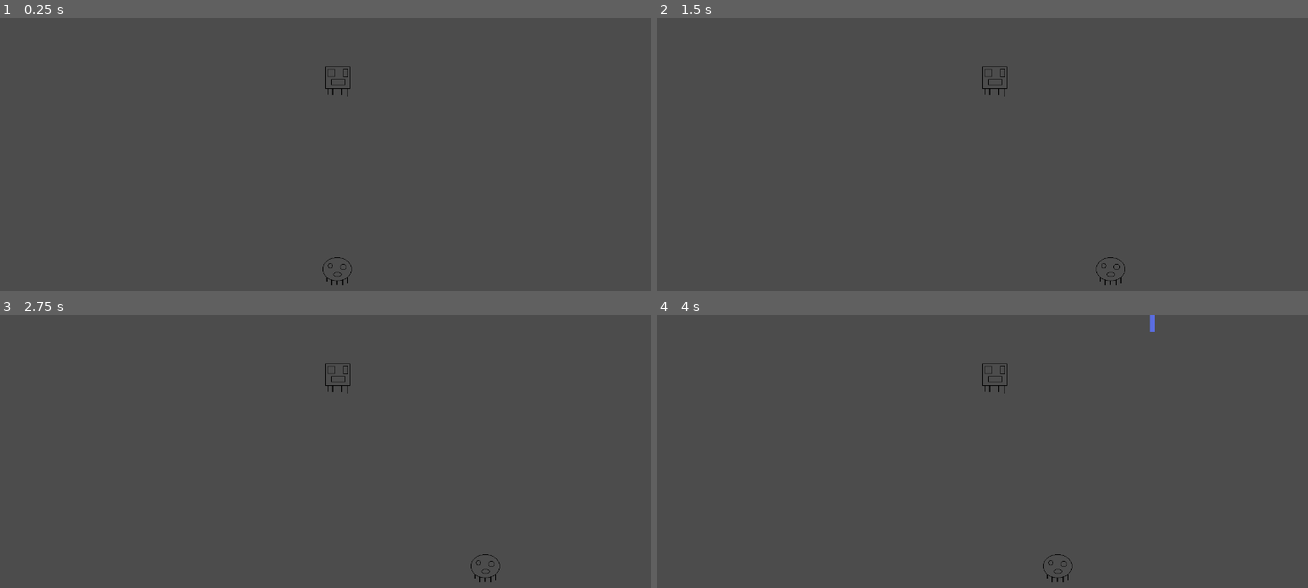
Above: before the commit, frames 1-4 (two rows, left to right).
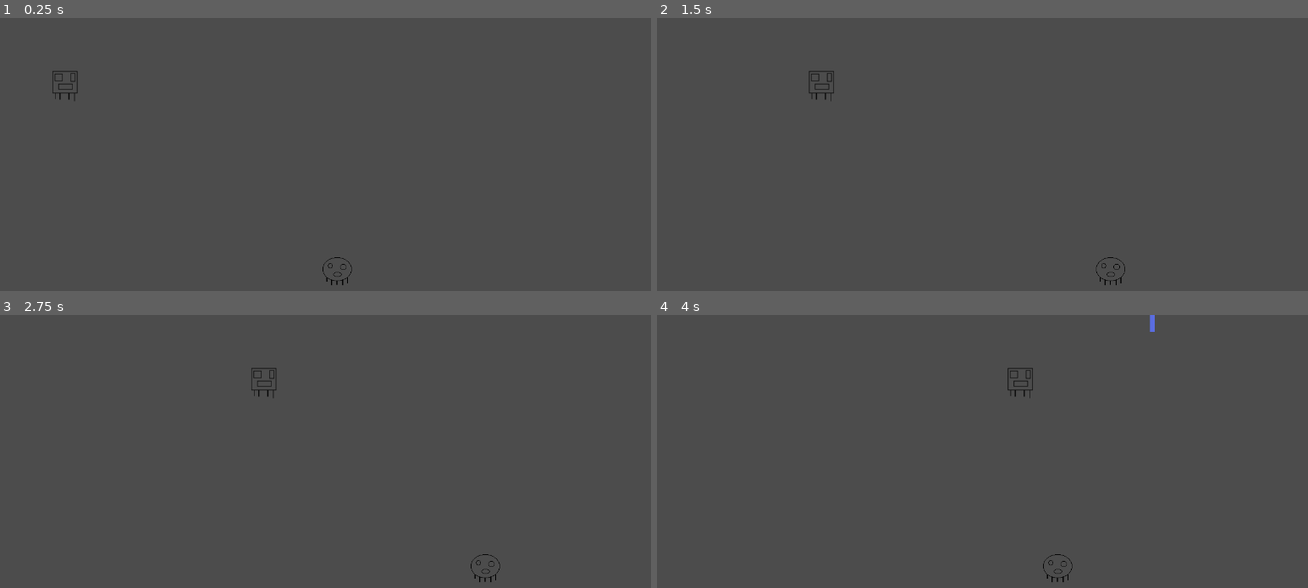
Above: after the commit, the same moments.

Repository: brandon-dodds/SpaceInvaders
Game: Godot game, scene res://scenes/Main.tscn
Same seed, same stepped clock (60 frames per second), same inputs: the game is played once before the commit and once after it. The project has no main scene, so this scene is started directly.
Inputs:
- Up to frame 1 (0.25 s): no input
- Up to frame 2 (1.5 s): hold Right (ui_right) 0.53-1.28 s; hold Left (ui_left) from 1.28 s (still down)
- Up to frame 3 (2.75 s): release Left (ui_left) at 2.03 s; hold Right (ui_right) from 2.03 s (still down)
- Up to frame 4 (4 s): release Right (ui_right) at 2.78 s; hold Up (ui_up) 2.78-3.53 s; hold Left (ui_left) from 3.53 s (still down)

The runs differ from the first frame. In frame 1, 0.2% of the frame differs, in the area x 8-54%, y 17-31%; in frame 2, 0.2%; in frame 3, 0.2%; in frame 4, 0.2%, in the area x 49-58%, y 17-31%.

Commit message:
Added basic enemy movement.

Diff:
--- a/scenes/Enemy.gd
+++ b/scenes/Enemy.gd
@@ -1,4 +1,8 @@
 extends Area2D
+
+var speed = 150
+var move_direction = 0
+onready var path_follow = get_parent()
 
 signal hit
 
@@ -10,13 +14,18 @@
 #func _process(delta):
 #	pass
 
-func start(pos):
-	position = pos
+func start():
 	show()
 	$CollisionShape2D.disabled = false
 
 func _on_Enemy_area_entered(_area):
-	print("Been hit")
 	emit_signal("hit")
-	hide()
-	$CollisionShape2D.set_deferred("disabled", true)
+
+func _physics_process(delta):
+	MovementLoop(delta)
+
+func MovementLoop(delta):
+	var prepos = path_follow.get_global_position()
+	path_follow.set_offset(path_follow.get_offset() + speed * delta)
+	var pos = path_follow.get_global_position()
+	move_direction = (pos.angle_to_point(prepos) / PI)*180
--- a/scenes/Main.gd
+++ b/scenes/Main.gd
@@ -3,7 +3,7 @@
 # Called when the node enters the scene tree for the first time.
 func _ready():
 	$Player.start($PlayerStart.position)
-	$Enemy.start($EnemyStart.position)
+	$Path2D/PathFollow2D/Enemy.start()
 
 func _on_Player_playerShoot():
 	if $Shot.shotOnScreen == false:
@@ -12,8 +12,20 @@
 		$Shot.shoot("player")
 
 
+func _on_Enemy_hit():
+	if $Shot.characterShoot == "enemy":
+		print("Ignoring collision...")
+	else:
+		print("Enemy hit")
+		$Shot.hide()
+		$Shot.position = Vector2(0, 0)
+		$Path2D/PathFollow2D/Enemy.queue_free()
 
-
-func _on_Enemy_hit():
-	$Shot.hide()
-	$Shot.position = Vector2(0, 0)
+func _on_Player_hit():
+	if $Shot.characterShoot == "player":
+		print("Ignoring collision...")
+	else:
+		print("player hit")
+		$Shot.hide()
+		$Shot.position = Vector2(0, 0)
+		$Player.queue_free()
--- a/scenes/Main.tscn
+++ b/scenes/Main.tscn
@@ -1,9 +1,14 @@
-[gd_scene load_steps=5 format=2]
+[gd_scene load_steps=6 format=2]
 
 [ext_resource path="res://scenes/Player.tscn" type="PackedScene" id=1]
 [ext_resource path="res://scenes/Main.gd" type="Script" id=2]
 [ext_resource path="res://scenes/Shot.tscn" type="PackedScene" id=3]
 [ext_resource path="res://scenes/Enemy.tscn" type="PackedScene" id=4]
+
+[sub_resource type="Curve2D" id=1]
+_data = {
+"points": PoolVector2Array( 0, 0, 0, 0, 85.2744, 128.98, 0, 0, 0, 0, 1191.49, 128.98, 0, 0, 0, 0, 1199.04, 218.435, 0, 0, 0, 0, 100.393, 195.756, 0, 0, 0, 0, 105.433, 286.47, 0, 0, 0, 0, 1206.6, 393.564, 0, 0, 0, 0, 85.2744, 128.98 )
+}
 
 [node name="Main" type="Node"]
 script = ExtResource( 2 )
@@ -13,12 +18,19 @@
 [node name="PlayerStart" type="Position2D" parent="."]
 position = Vector2( 640, 480 )
 
-[node name="Enemy" parent="." instance=ExtResource( 4 )]
-
-[node name="EnemyStart" type="Position2D" parent="."]
-position = Vector2( 640, 120 )
-
 [node name="Shot" parent="." instance=ExtResource( 3 )]
 
+[node name="Path2D" type="Path2D" parent="."]
+curve = SubResource( 1 )
+
+[node name="PathFollow2D" type="PathFollow2D" parent="Path2D"]
+rotation = -3.88915e-06
+rotate = false
+
+[node name="Enemy" parent="Path2D/PathFollow2D" instance=ExtResource( 4 )]
+position = Vector2( 1.66019, -0.468246 )
+rotation = 3.88915e-06
+
+[connection signal="hit" from="Player" to="." method="_on_Player_hit"]
 [connection signal="playerShoot" from="Player" to="." method="_on_Player_playerShoot"]
-[connection signal="hit" from="Enemy" to="." method="_on_Enemy_hit"]
+[connection signal="hit" from="Path2D/PathFollow2D/Enemy" to="." method="_on_Enemy_hit"]
--- a/scenes/Player.gd
+++ b/scenes/Player.gd
@@ -4,7 +4,7 @@
 var screen_size
 
 signal playerShoot
-
+signal hit
 # Called when the node enters the scene tree for the first time.
 func _ready():
 	screen_size = get_viewport_rect().size
@@ -30,4 +30,4 @@
 	$CollisionShape2D.disabled = false
 
 func _on_Player_area_entered(_area):
-	print("INSTA DEATH")
+	emit_signal("hit")
